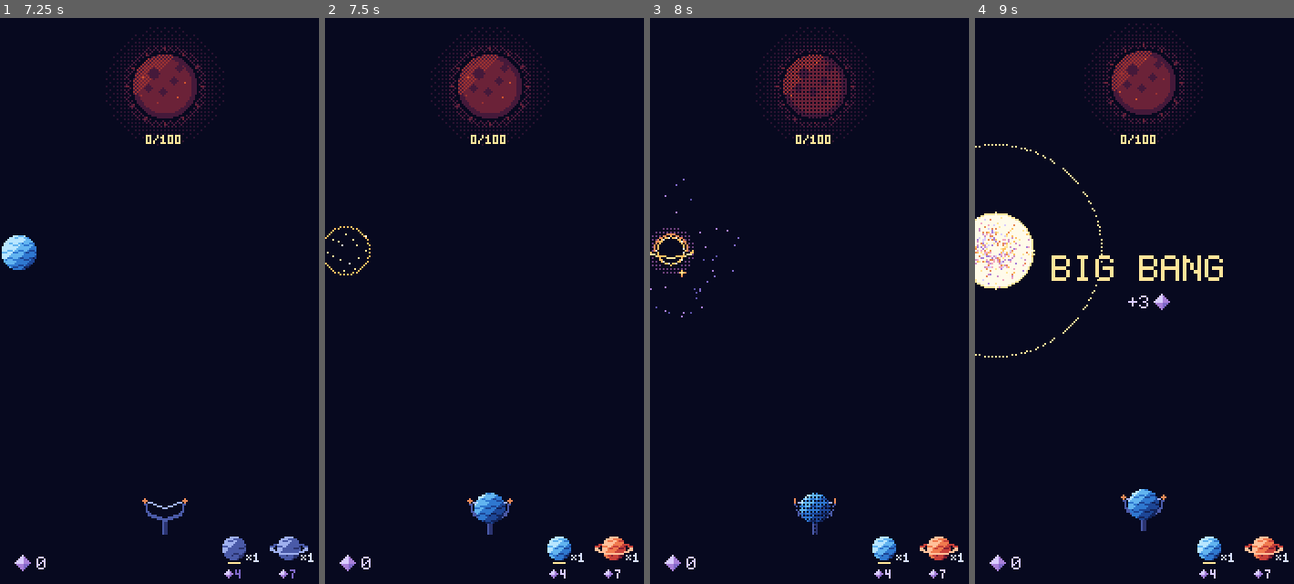
Above: before the commit, frames 1-4 (left to right).
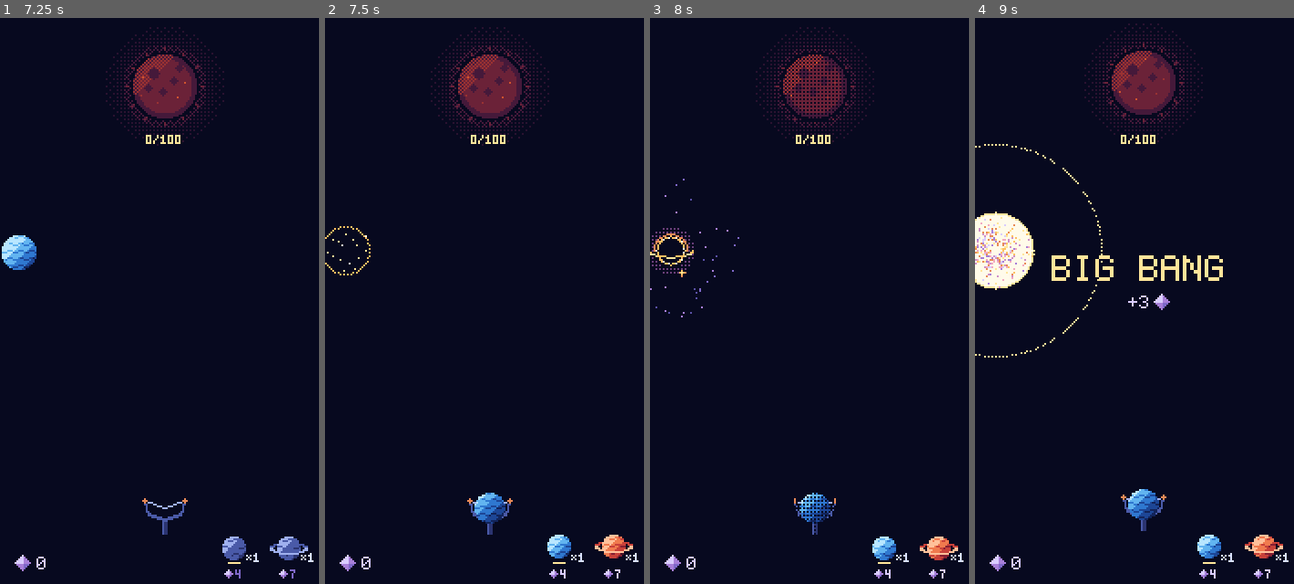
Above: after the commit, the same moments.

Repository: mrafael1/DustInSpace
Game: Godot game, scene res://game/scenes/main.tscn
Two runs of this game, one before a commit and one after it. Both use one fixed random seed, a clock stepped at 60 frames per second and the inputs below.
Inputs (mouse positions are in pixels of both pictures, inside the frame that each line leads up to):
- Up to frame 1 (7.25 s): tap Enter at 0.5, 5 s; move the mouse to (236, 278) at 0.52 s; hold Shift 0.53-1.25 s; click (236, 278) at 0.67 s; tap Space at 1.25 s; drag from (98, 334) to (146, 425) at 1.27 s; move the mouse to (197, 176) at 2.02 s; tap Ctrl at 2.1 s; click (197, 176) at 2.17 s; drag from (146, 425) to (66, 216) at 2.77 s; move the mouse to (261, 391) at 3.52 s; tap B at 3.6 s; click (261, 391) at 3.67 s; drag from (66, 216) to (114, 159) at 4.27 s; move the mouse to (181, 306) at 5.02 s; tap Alt at 5.1 s; click (181, 306) at 5.17 s; drag from (114, 159) to (98, 334) at 5.77 s; move the mouse to (236, 278) at 6.52 s; tap L at 6.6 s; click (236, 278) at 6.67 s
- Up to frame 2 (7.5 s): drag from (423, 334) to (471, 425) at 7.27 s
- Up to frame 3 (8 s): no input
- Up to frame 4 (9 s): move the mouse to (1172, 176) at 8.02 s; hold Shift 8.03-8.75 s; click (1172, 176) at 8.17 s; tap Space at 8.75 s; drag from (1121, 425) to (1041, 216) at 8.77 s

Frame 1 is identical in both runs. In frame 2, 0.4% of the frame differs, in the area x 69-97%, y 91-96%; in frame 3, 0.1%; in frame 4, 0.4%.

Commit message:
feat: a buyable HUD pack spins and hops to show it can be bought
The lit icon spins through hud_bright_0-5 like the launcher's idle and hops
1 px for 0.16 s every 1.5 s. A grey icon stays still, and a refused tap's
nudge wins over the hop.

Co-Authored-By: Claude Opus 5.5 <noreply@anthropic.com>
Claude-Session: https://claude.ai/code/session_01ASnDPR9SCSabzXswq9efCT

Diff:
--- a/assets/art/pack_blue.json
+++ b/assets/art/pack_blue.json
@@ -18,7 +18,12 @@
     "grown",
     "grown_bright",
     "hud",
-    "hud_bright",
-    "hud_grey"
+    "hud_grey",
+    "hud_bright_0",
+    "hud_bright_1",
+    "hud_bright_2",
+    "hud_bright_3",
+    "hud_bright_4",
+    "hud_bright_5"
   ]
 }
--- a/assets/art/pack_red.json
+++ b/assets/art/pack_red.json
@@ -18,7 +18,12 @@
     "grown",
     "grown_bright",
     "hud",
-    "hud_bright",
-    "hud_grey"
+    "hud_grey",
+    "hud_bright_0",
+    "hud_bright_1",
+    "hud_bright_2",
+    "hud_bright_3",
+    "hud_bright_4",
+    "hud_bright_5"
   ]
 }
--- a/game/scenes/pack_view.gd
+++ b/game/scenes/pack_view.gd
@@ -3,8 +3,8 @@
 ## One star pack, drawn from its art (assets/art/pack_<kind>.png, tools/art/build_ui_art.py).
 ## Blue: a banded planet, r8. Red: a smaller planet with a ring. Lit from the top-left, no outline.
 ## Tremble frames are drawn, never scaled: `grown` is the next radius up, `bright` is every pixel
-## one step up its ramp. The HUD shows the r6 frame, still: lit a step up when the dust can buy
-## one, `greyed` (on the land ramp) when it can't.
+## one step up its ramp. The HUD shows the r6 frame: `greyed` (on the land ramp) and still when
+## the dust can't buy one; `bright` and spinning when it can.
 ## Idle, the planet spins: its bands drift through SPIN_FRAMES frames, one every SPIN_STEP.
 
 const RADIUS: Dictionary[String, int] = {"blue": 8, "red": 6}
@@ -69,18 +69,19 @@
 	_spin_time += delta
 	var spin: int = floori(_spin_time / SPIN_STEP) % SPIN_FRAMES
 	if spin != _spin:
+		var shown: String = frame_name(grown, bright, radius_override, _spin, greyed)
 		_spin = spin
-		if not grown and not bright and radius_override == 0:
+		if frame_name(grown, bright, radius_override, _spin, greyed) != shown:
 			queue_redraw()
 
 
-## The art frame for a state: the HUD's r6 icon (still; lit or grey), the tremble's grown and
-## bright steps, or the idle spin's frame `spin`. Only the HUD's icon has a grey frame.
+## The art frame for a state: the HUD's r6 icon (grey and still, or lit and spinning), the
+## tremble's grown and bright steps, or the idle spin's frame `spin`. Only the HUD's icon greys.
 static func frame_name(p_grown: bool, p_bright: bool, p_radius: int, spin: int = 0, p_greyed: bool = false) -> String:
 	if p_radius == HUD_RADIUS:
 		if p_greyed:
 			return "hud_grey"
-		return "hud_bright" if p_bright else "hud"
+		return "hud_bright_%d" % posmod(spin, SPIN_FRAMES) if p_bright else "hud"
 	assert(not p_greyed, "only the HUD's r%d icon greys out" % HUD_RADIUS)
 	assert(p_radius == 0, "pack art has the kind's own radius and the HUD's r%d only" % HUD_RADIUS)
 	if p_grown:
--- a/game/ui/pack_slot.gd
+++ b/game/ui/pack_slot.gd
@@ -1,7 +1,7 @@
 class_name PackSlot
 extends Node2D
 ## One pack in the HUD: its icon (r6) with "×count", and "◆cost" below.
-## The icon is lit when the dust can buy one and grey when it can't.
+## The icon is grey and still when the dust can't buy one; lit, spinning and hopping when it can.
 ## Two tap targets (docs/design.md, Packs): the icon loads the pack if owned, or buys it if none
 ## is owned; the cost buys one more. The Hud decides what a tap does; this only shows the slot.
 ## Centred on the icon. Numbers are Labels in the 3x5 font; nothing is baked into art.
@@ -14,6 +14,9 @@
 ## A refused tap nudges the icon (never the numbers) by whole pixels.
 const NUDGE: Array[int] = [1, -1, 1, -1, 0]
 const NUDGE_STEP: float = 0.04
+## A buyable icon spins (PackView) and hops 1 px for HOP_TIME every HOP_PERIOD, starting at once.
+const HOP_PERIOD: float = 1.5
+const HOP_TIME: float = 0.16
 
 var kind: String = "":
 	set(value):
@@ -22,6 +25,8 @@
 			_icon.kind = value
 
 var _loaded: bool = false
+var _affordable: bool = false
+var _hop_time: float = 0.0
 var _nudge_time: float = -1.0
 
 @onready var _icon: PackView = $Icon
@@ -54,6 +59,9 @@
 	# The planet too: lit one step up its ramp when a buy would work, grey when it wouldn't.
 	_icon.bright = affordable
 	_icon.greyed = not affordable
+	if affordable and not _affordable:
+		_hop_time = 0.0
+	_affordable = affordable
 	_loaded = loaded
 	queue_redraw()
 
@@ -79,9 +87,16 @@
 	return _nudge_time >= 0.0
 
 
-## Moves the nudge forward. Driven by `_process`; tests call it directly.
+func is_hopping() -> bool:
+	return _icon.position.y < 0.0
+
+
+## Moves the nudge and the buyable hop forward. Driven by `_process`; tests call it directly.
+## A nudge wins over the hop.
 func advance(delta: float) -> void:
+	_hop_time = fmod(_hop_time + delta, HOP_PERIOD)
 	if _nudge_time < 0.0:
+		_icon.position = Vector2(0, -1 if _affordable and _hop_time < HOP_TIME else 0)
 		return
 	_nudge_time += delta
 	var step: int = int(_nudge_time / NUDGE_STEP)
--- a/tests/test_hud.gd
+++ b/tests/test_hud.gd
@@ -137,6 +137,42 @@
 	assert_true(_icon("blue").greyed, "grey even while one is still owned")
 
 
+func test_a_buyable_icon_spins_and_a_grey_one_stays_still() -> void:
+	for spin: int in PackView.SPIN_FRAMES:
+		assert_eq(PackView.frame_name(false, false, PackView.HUD_RADIUS, spin, true), "hud_grey")
+		var frame: String = PackView.frame_name(false, true, PackView.HUD_RADIUS, spin)
+		assert_eq(frame, "hud_bright_%d" % spin)
+		if spin > 0:
+			assert_ne(ArtStrip.named("pack_blue").pixels(frame),
+				ArtStrip.named("pack_blue").pixels("hud_bright_%d" % (spin - 1)), "the bands move")
+
+
+func test_a_buyable_icon_hops_a_pixel_now_and_then() -> void:
+	run.dust = 5
+	hud.refresh()
+	var blue: PackSlot = hud.slot("blue")
+	var red: PackSlot = hud.slot("red")
+	blue.set_process(false)
+	red.set_process(false)
+	blue.advance(0.0)
+	red.advance(0.0)
+	assert_true(blue.is_hopping(), "it hops as soon as it's buyable")
+	assert_false(red.is_hopping(), "a grey icon never does")
+	blue.advance(PackSlot.HOP_TIME * 1.1)
+	assert_false(blue.is_hopping())
+	assert_eq(blue.get_node("Icon").position, Vector2.ZERO, "back on the grid")
+	blue.advance(PackSlot.HOP_PERIOD - PackSlot.HOP_TIME * 1.05)
+	assert_true(blue.is_hopping(), "and again each period")
+	blue.nudge()
+	blue.advance(0.01)
+	assert_eq(blue.get_node("Icon").position.y, 0.0, "a nudge wins over the hop")
+	run.dust = 0
+	hud.refresh()
+	for i: int in 20:
+		blue.advance(0.1)
+		assert_false(blue.is_hopping(), "no hop once it's grey")
+
+
 func test_a_greyed_pack_is_drawn_on_the_land_ramp_only() -> void:
 	for kind: String in ["blue", "red"]:
 		var dots: Dictionary[Vector2i, Color] = PackView.pixels(kind, false, false, 6, true)
Binary file changed: assets/art/pack_blue.png
Binary file changed: assets/art/pack_red.png
Not shown, changed: tools/art/build_ui_art.py
